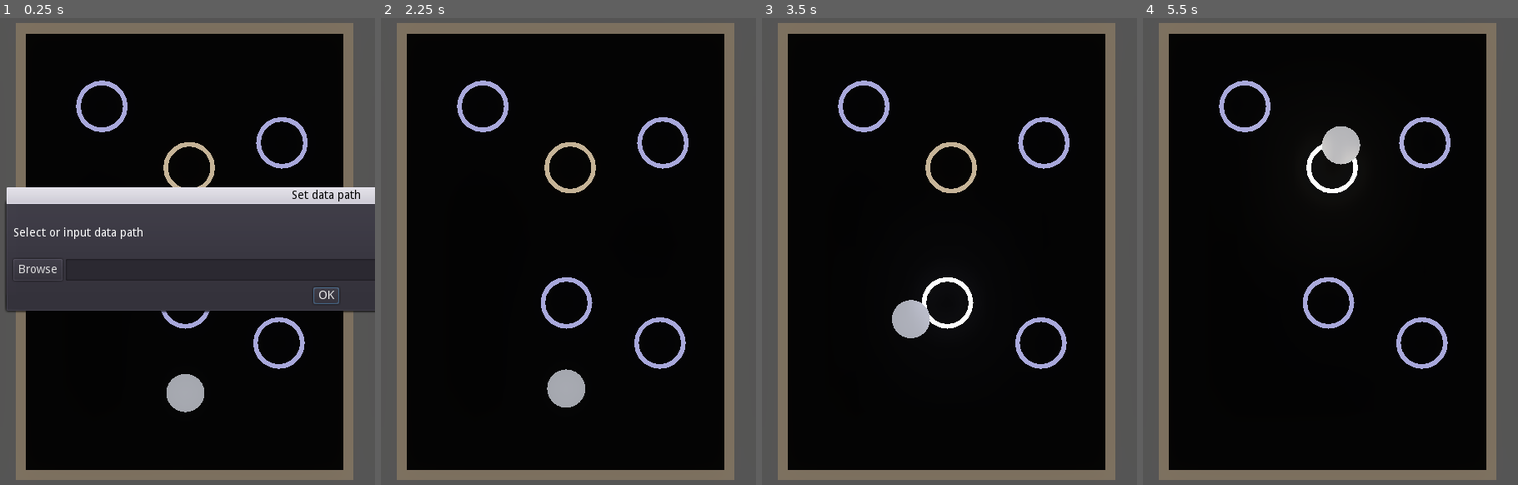
Above: before the commit, frames 1-4 (left to right).
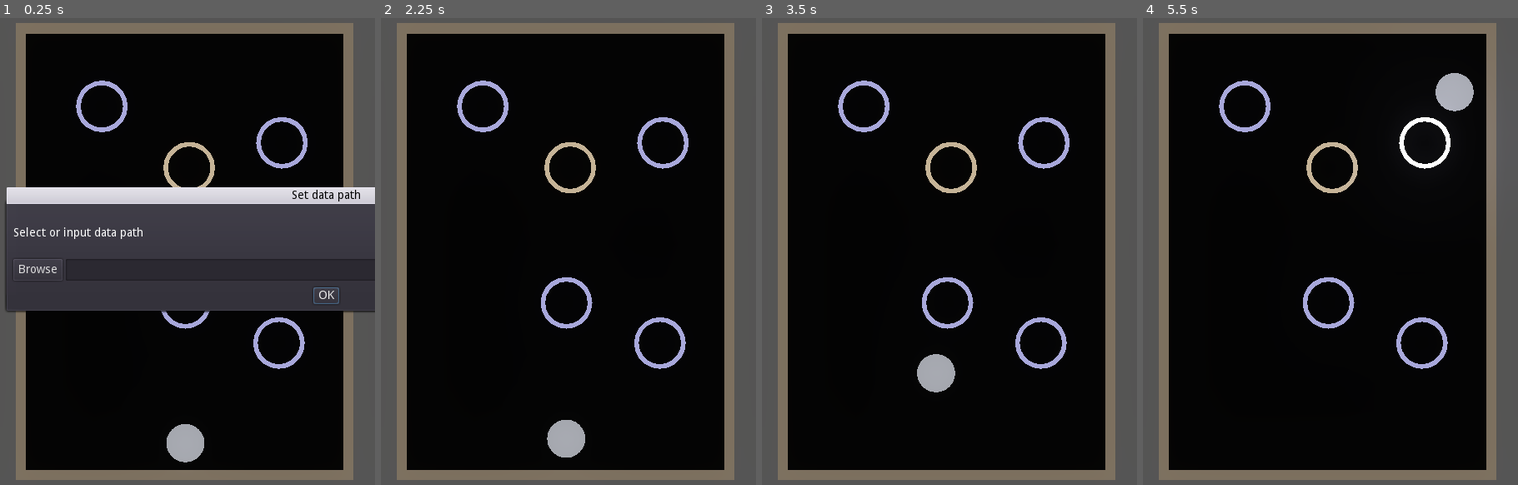
Above: after the commit, the same moments.

Repository: ZhekaHauska/pinball
Game: Godot game, scene res://scenes/Env.tscn
The game is run twice, just before and just after one commit, with the same random seed, the same clock (stepped at 60 frames per second) and the same inputs.
Inputs (mouse positions are in pixels of both pictures, inside the frame that each line leads up to):
- Up to frame 1 (0.25 s): no input
- Up to frame 2 (2.25 s): click (733, 270) at 0.52 s; type "12" at 0.6 s; click "OK" at 1.25 s; tap Enter at 2 s; hold Right (turn_right) from 2.03 s (still down); tap Space (fire) at 2.1 s
- Up to frame 3 (3.5 s): release Right (turn_right) at 2.78 s; hold Left (turn_left) from 2.78 s (still down); tap Space (fire) at 2.85 s
- Up to frame 4 (5.5 s): release Left (turn_left) at 3.53 s; hold Right (turn_right) 3.53-5.03 s; tap Space (fire) at 3.6, 4.35, 5.1 s; hold Left (turn_left) from 5.03 s (still down)

The runs differ from the first frame. In frame 1, 1.3% of the frame differs, in the area x 44-55%, y 76-96%; in frame 2, 1.3%; in frame 3, 1.6%; in frame 4, 2.0%, in the area x 43-89%, y 11-38%.

Commit message:
add seed; configs; env execution; minor bug fixes;

Diff:
--- a/scenes/Env.tscn
+++ b/scenes/Env.tscn
@@ -105,7 +105,7 @@
 material = SubResource( 7 )
 
 [node name="Ball" parent="." instance=ExtResource( 2 )]
-transform = Transform( 1, 0, 0, 0, 1, 0, 0, 0, 1, 0, 0.779078, -1.3075 )
+transform = Transform( 1, 0, 0, 0, 1, 0, 0, 0, 1, 0, 0.779, 0 )
 mass = 1.0
 physics_material_override = SubResource( 3 )
 
--- a/scripts/Env.gd
+++ b/scripts/Env.gd
@@ -3,7 +3,7 @@
 var DEFAULT_HOST = "127.0.0.1"
 var DEFAULT_PORT = 5555
 
-export var initial_ball_position = Vector3.ZERO
+export var initial_ball_position = Vector3(0, 0.779, 0)
 var config_path = null
 var config_dict = null
 
@@ -28,6 +28,11 @@
 
 func _ready():
 	args = _get_args()
+
+	var seed_ = args.get('seed', null)
+	if seed_:
+		seed(seed_)
+
 	connected = connect_to_server(
 		args.get('host', DEFAULT_HOST),
 		args.get('port', DEFAULT_PORT)
@@ -41,6 +46,8 @@
 			config_dict = load_json_data(config_path)
 			if config_dict:
 				setup_environment(config_dict)
+			else:
+				print('config file not found')
 	else:
 		print('connection failed')
 
@@ -79,10 +86,23 @@
 			if message['type'] == 'reset':
 				reset()
 
+			if message['type'] == 'set_config':
+				config_path = message['config_path']
+				print(config_path)
+				config_dict = load_json_data(config_path)
+				if config_dict:
+					get_tree().set_pause(true)
+					setup_environment(config_dict)
+					get_tree().set_pause(false)
+				else:
+					print('config file not found')
+
 func reset():
 	$Ball.translation = initial_ball_position
 	$Ball.angular_velocity = Vector3.ZERO
 	$Ball.linear_velocity = Vector3.ZERO
+	for att in $Attractors.get_children():
+		att.attracted_body = null
 
 func load_json_data(path):
 	var file = File.new()
Not shown, changed: python_env/pinball.py
